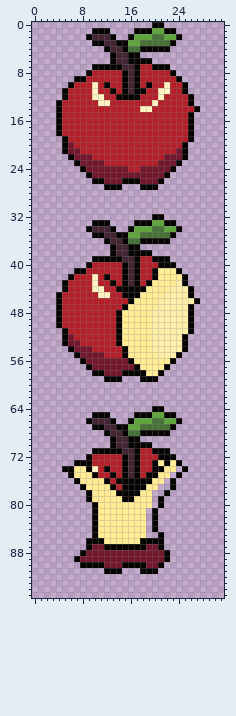
Two states of a sprite sheet, Assets/Sprites/UI/Apple-sheet.png. This is how it looked before the edit.
The file is 32x96 pixels. Colours within 5 levels of each other are drawn and written as one.
Once edited:
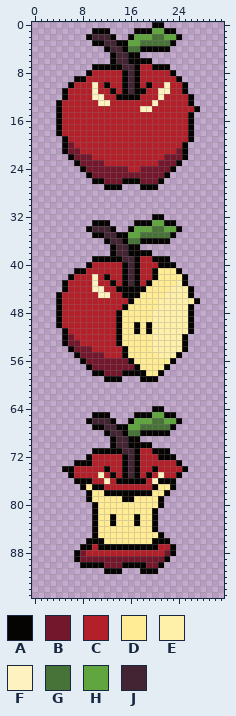
Palette (. is transparent): A #050403  B #73172d  C #b4202a  D #ffec94  E #fff0a9  F #fef3c0  G #477238  H #61a53f  J #422433
The edit:
@@ x 15..21 @@
 49 DDDDDEE
-50 DDDDDEE
-51 DDDDDEE
+50 DDADAEE
+51 DDADAEE
 52 DDDDDEE
@@ x 5..26 @@
 72 ....ACCCCCAJACCCAAA...
-73 ..AAACCCCCAJACCADADA..
-74 AADDAFCACCAJACCAADD.A.
-75 .ADDDACCACAJACAADD.A..
-76 ..ADDDDACAAAAAADD.A...
-77 ...ADDDDACAAAADD..A...
-78 ....ADDDDAAAADD..A....
-79 ....ADDDDDAADDD.A.....
-80 .....ADDDDDDDDD.A.....
-81 .....ADDDDDDDD.A......
-82 .....ADDDDDDDD.A......
-83 .....ADDDDDDDD.A......
-84 .....ADDDDDDDD.A......
-85 .....ADDDDDDDD..A.....
-86 ....AAADDDDDDAAAA.....
-87 ....ABBAAAAAAABBA.....
-88 ...ABBBBBBBBBBBBBA....
+73 ..AAACCCCCAJACCCCCCA..
+74 AACCCCCACCAJACCACCCCA.
+75 .ACCCCFCACAJACACFCCA..
+76 ..AAACCFCAAAAACFAAA...
+77 ...ADAACCCCCCCCADDA...
+78 ....ADDAAAAAAAADDA....
+79 ....ADDDDDAADDDDA.....
+80 .....ADDDDDDDDDDA.....
+81 .....ADDDDDDDDDA......
+82 .....ADDADDDADDA......
+83 .....ADDADDDADDA......
+84 .....ADDDDDDDDDA......
+85 .....ADDDDDDDDDDA.....
+86 ....AAADDDDDDDDAAA....
+87 ...AACAAAAAAAAAACCA...
+88 ..ABCCCCCCCCCCCCCBA...
 89 ..ABBBBBBBBBBBBBBA....
Changed places in both pictures, as pixel boxes (x1, y1, x2, y2):
changed: (134, 322, 152, 334)
changed: (74, 460, 182, 556)
